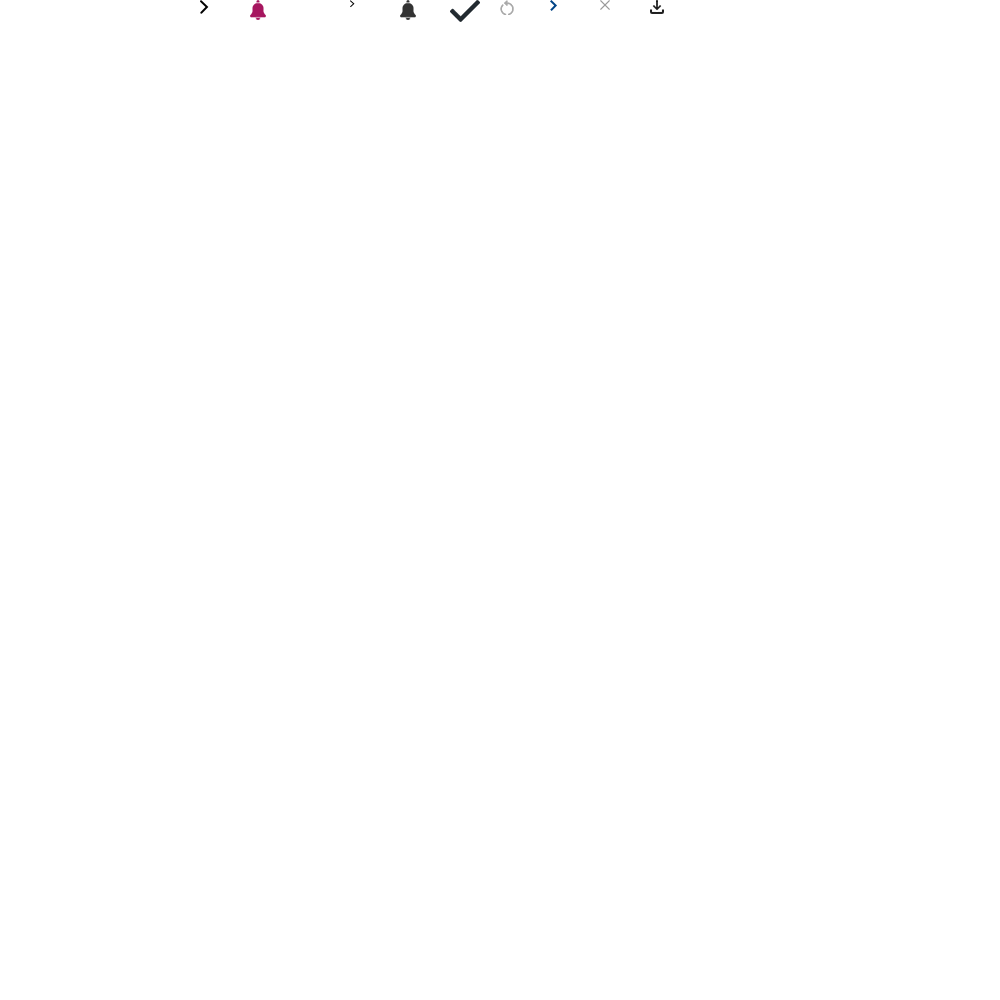
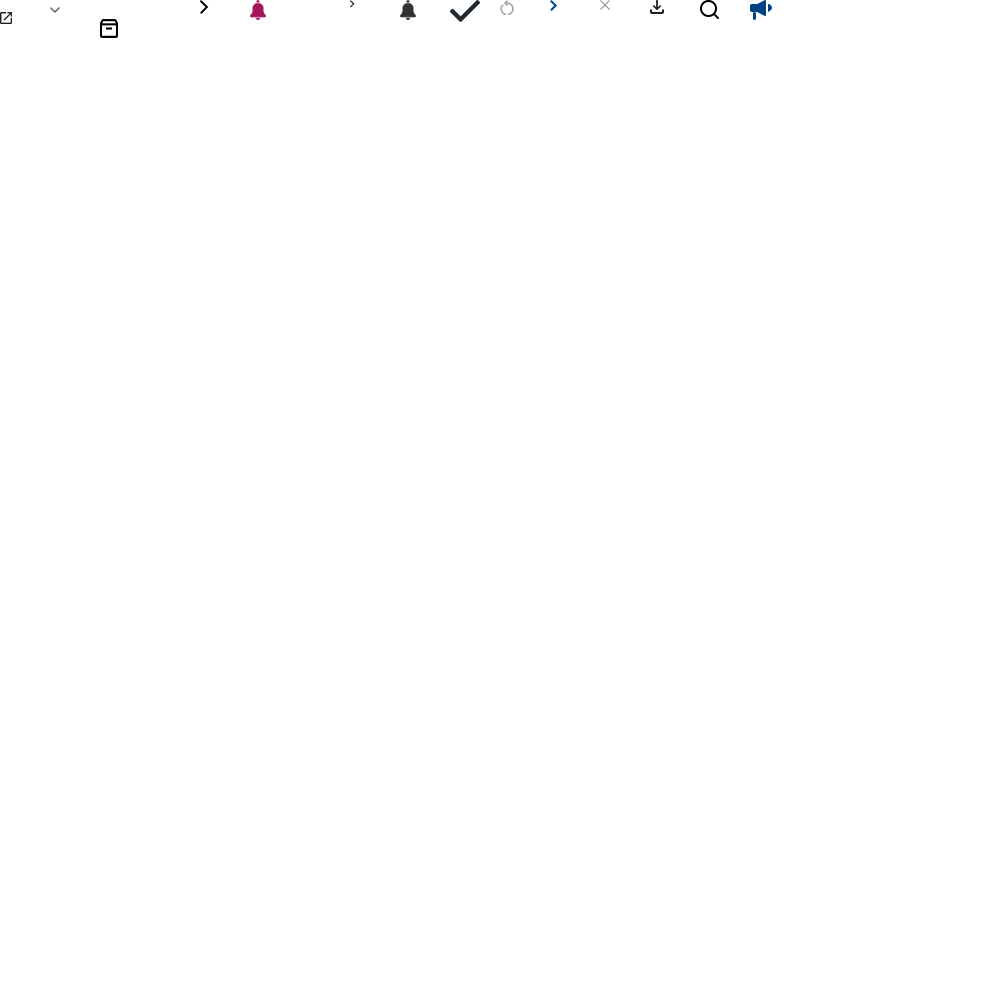
Comparing the layer stacks of the two (1000, 1000) images. Changes:
added layer "레이어 17" in group "그룹 1" over (0, 12, 12, 24)
added layer "레이어 21" in group "그룹 1" over (750, 0, 772, 20)
added layer "레이어 20" in group "그룹 1" over (700, 0, 719, 19)
added layer "레이어 19" in group "그룹 1" over (100, 19, 118, 38)
added layer "레이어 18" in group "그룹 1" over (50, 7, 60, 13)
